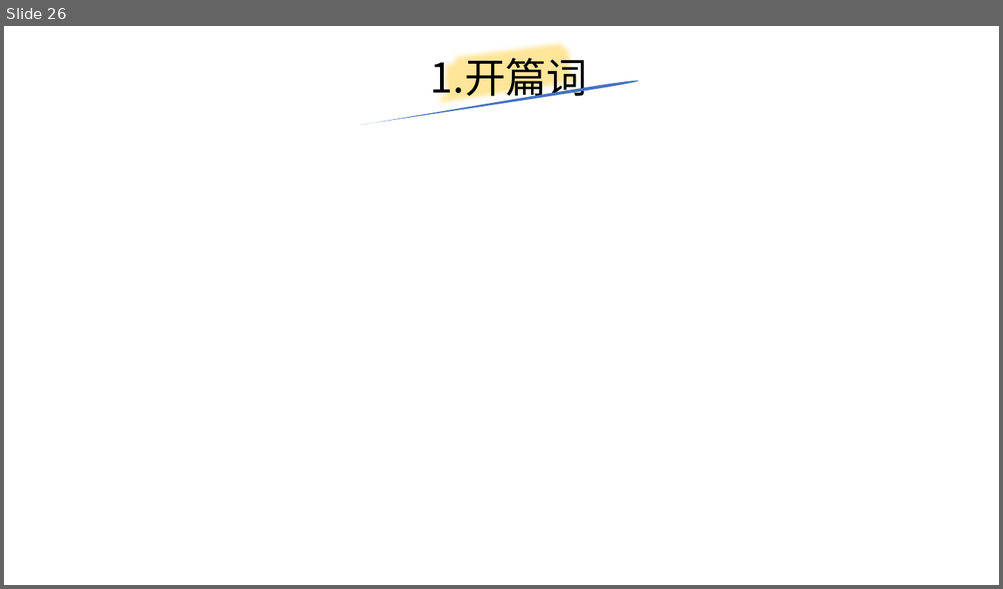
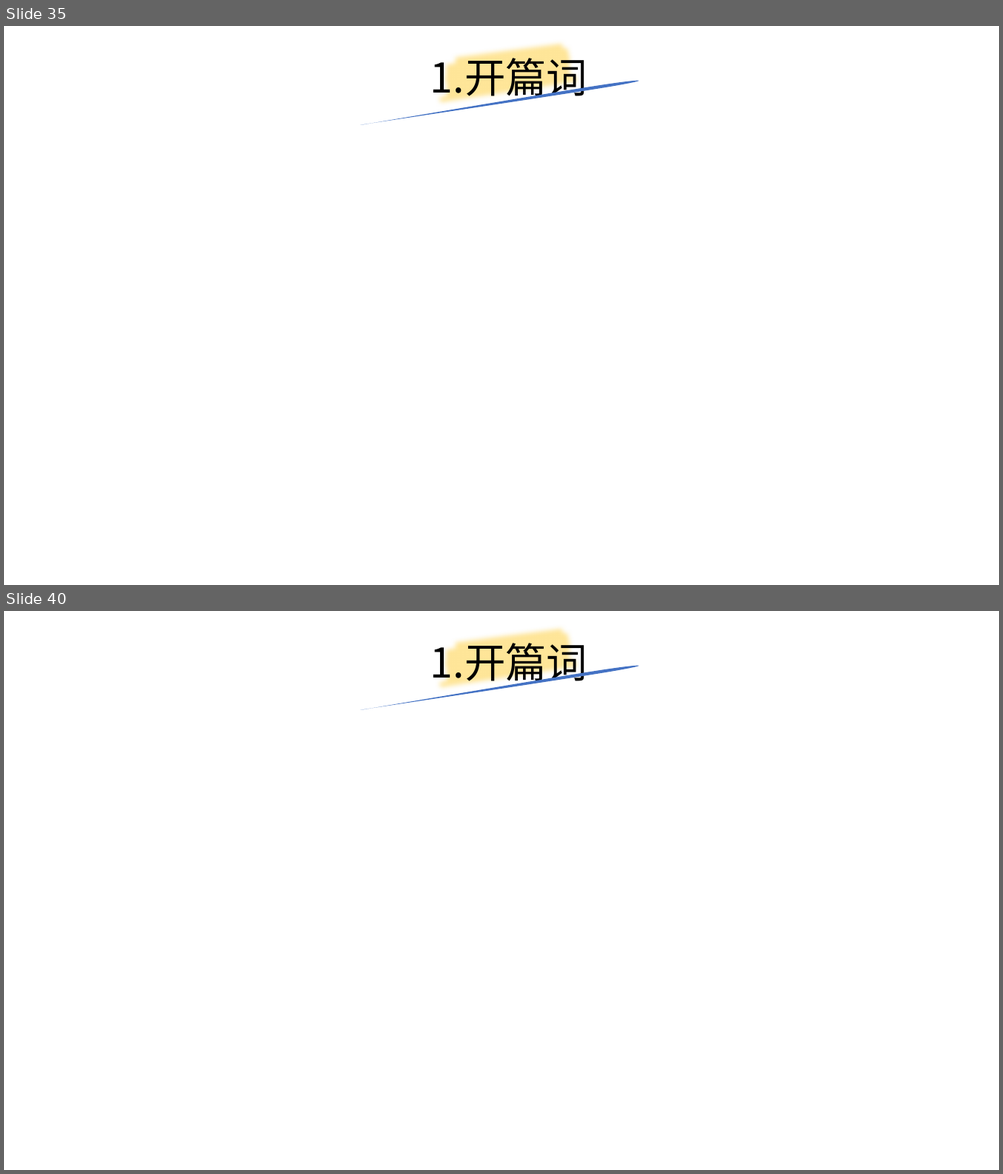
Before and after one commit to yiwenliu/CorePython, a slide deck: PPT/CorePython.pptx. Shown one above the other, each under a label of ours: slide 26 before the commit, slides 35 and 40 after it; the slides between them are not shown. The pictures are 1003x589 and 1003x1174 pixels, drawn with LibreOffice and Linux fonts; fonts in the diff are those of the drawing. Boxes give left, top, right and bottom in pixels: in the first picture for what was removed or moved away, otherwise in the second. Text is boxed around its words. In the diff, an @@ line names an element or a change of style, - is before the commit and + after.

```diff
--- a/PPT/CorePython.pptx
+++ b/PPT/CorePython.pptx
@@ slide 40 added at bbox=[4, 611, 999, 1170], background #FFFFFF @@
@@ freeform shape added at bbox=[434, 611, 586, 709], outline #FFE699 16 pt @@
@@ title added at bbox=[430, 636, 588, 688], 39.6 pt, text #000000 @@
+1.开篇词
@@ freeform shape added at bbox=[359, 664, 640, 709], fill #4472C4 @@
@@ what was slide 26 is now slide 35 @@
```
Also in this commit, not shown: 1 slide changed, 10 other slides added.
